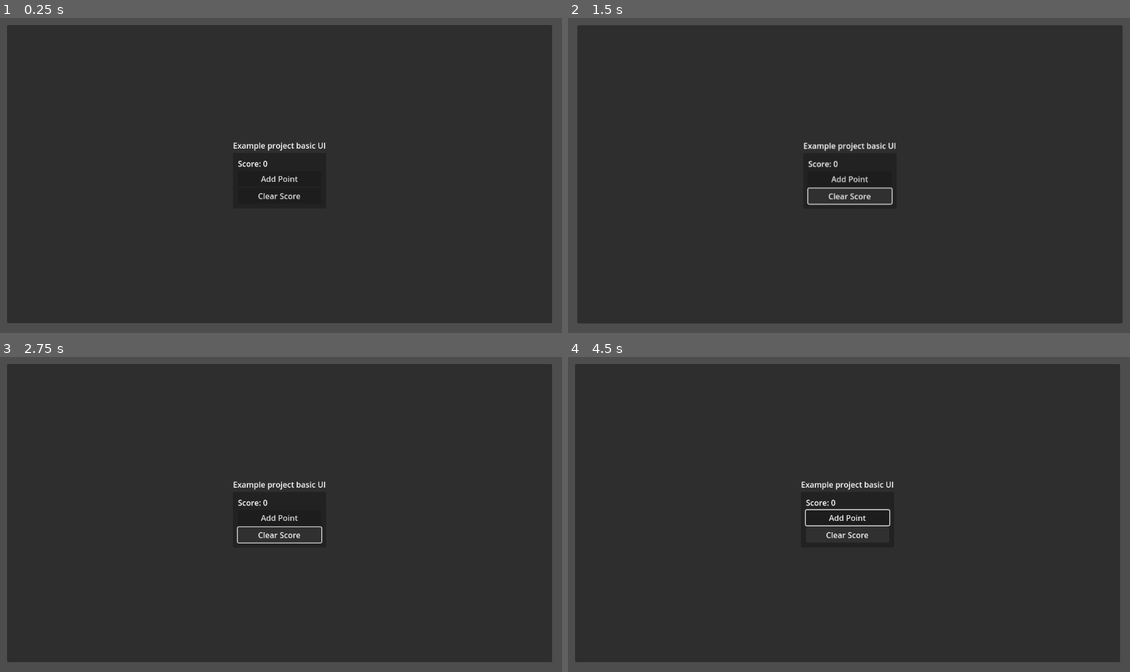
Above: before the commit, frames 1-4 (two rows, left to right).
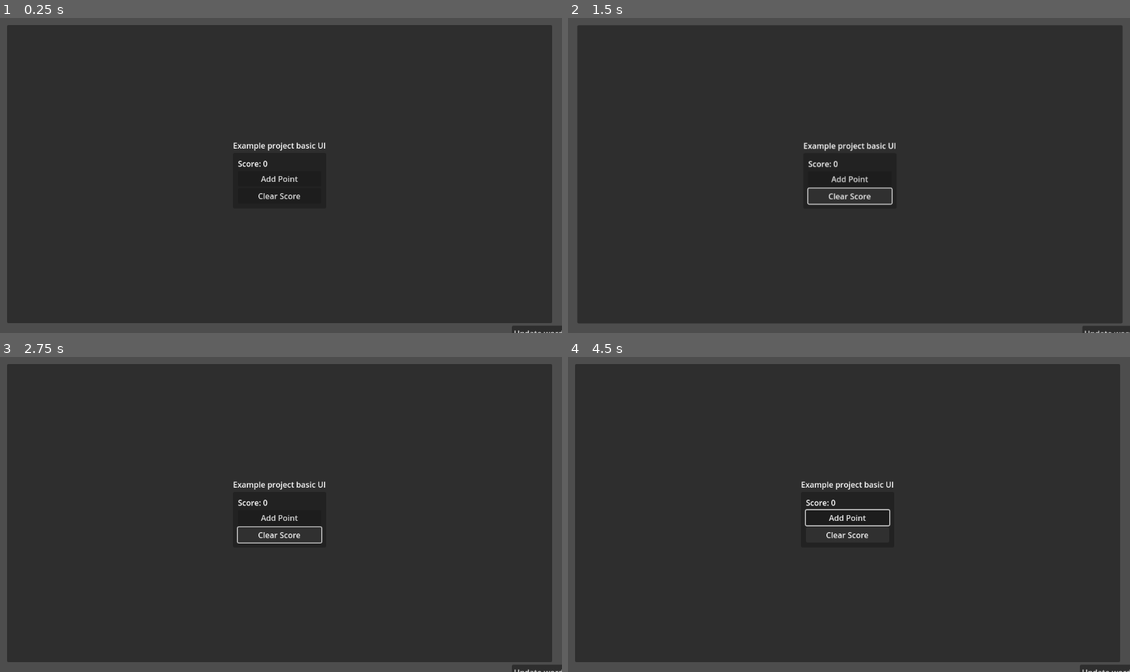
Above: after the commit, the same moments.

Repository: GeordieTomo/ludum-dare-58
Game: Godot game, scene res://main_game.tscn
Two runs of this game, one before a commit and one after it. Both use one fixed random seed, a clock stepped at 60 frames per second and the inputs below.
Inputs:
- Up to frame 1 (0.25 s): no input
- Up to frame 2 (1.5 s): click "Add Point" at 0.5 s; click "Clear Score" at 1.25 s
- Up to frame 3 (2.75 s): tap Enter at 2 s; hold Right (right, bound only after the commit) from 2.03 s (still down)
- Up to frame 4 (4.5 s): tap Space at 2.75, 4.25 s; release Right (right, bound only after the commit) at 2.78 s; hold Down (down, bound only after the commit) 2.78-3.53 s; tap Enter at 3.5 s; hold Right (right, bound only after the commit) 3.53-4.28 s; hold Up (up, bound only after the commit) from 4.28 s (still down)

The runs differ from the first frame. In frame 1, 0.2% of the frame differs, in the area x 91-100%, y 97-100%; in frame 2, 0.2%; in frame 3, 0.2%; in frame 4, 0.2%.

Commit message:
initial word cloud mechanic

Diff:
--- /dev/null
+++ b/character_controller.gd
@@ -0,0 +1,28 @@
+extends CharacterBody2D
+
+# 100 pixels per second
+const BASE_MOVE_SPEED = 100.
+# move speed multiplier
+var move_speed : float = 1.
+var can_move : bool = false
+@export var move_evaluation_words : Array[Enums.AllWords] = []
+@export var fast_evaluation_words : Array[Enums.AllWords] = []
+
+func _ready():
+	WordCloud.selected_words_changed.connect(update_scores)
+
+func _process(delta):
+
+	if can_move:
+		var input = Input.get_vector("left", "right", "up", "down")
+		velocity = input * delta * move_speed * 100.
+		move_and_collide(velocity)
+
+
+func update_scores():
+	update_move_score()
+
+func update_move_score():
+	can_move = WordCloud.evaluate_score(move_evaluation_words)
+	# move speed is between 1. -> 2.
+	move_speed = 1. + WordCloud.evaluate_score(fast_evaluation_words)
--- /dev/null
+++ b/globals/enums.gd
@@ -0,0 +1,11 @@
+extends Node
+
+enum AllWords {
+	Move,
+	Push,
+	Light,
+	Precise,
+	Strong,
+	Steady,
+	Fast
+}
--- /dev/null
+++ b/player.tscn
@@ -0,0 +1,19 @@
+[gd_scene load_steps=4 format=3 uid="uid://c4vun81r65hwg"]
+
+[ext_resource type="Script" uid="uid://dcref1vu664m4" path="res://character_controller.gd" id="1_4flbx"]
+[ext_resource type="Texture2D" uid="uid://bc6dyg3em5280" path="res://textures/small-icon.png" id="2_onrkg"]
+
+[sub_resource type="RectangleShape2D" id="RectangleShape2D_onrkg"]
+
+[node name="player" type="CharacterBody2D"]
+motion_mode = 1
+script = ExtResource("1_4flbx")
+move_evaluation_words = Array[int]([0])
+fast_evaluation_words = Array[int]([6])
+
+[node name="Sprite2D" type="Sprite2D" parent="."]
+scale = Vector2(0.05, 0.05)
+texture = ExtResource("2_onrkg")
+
+[node name="CollisionShape2D" type="CollisionShape2D" parent="."]
+shape = SubResource("RectangleShape2D_onrkg")
--- a/project.godot
+++ b/project.godot
@@ -22,8 +22,37 @@
 Camera="*res://globals/camera.tscn"
 Events="*res://globals/events.gd"
 TweenCustom="*res://globals/tween_custom.gd"
+WordCloud="*res://word_cloud_scene.tscn"
+Enums="*res://globals/enums.gd"
 
 [display]
 
 window/stretch/mode="viewport"
 window/stretch/aspect="expand"
+
+[input]
+
+left={
+"deadzone": 0.2,
+"events": [Object(InputEventKey,"resource_local_to_scene":false,"resource_name":"","device":-1,"window_id":0,"alt_pressed":false,"shift_pressed":false,"ctrl_pressed":false,"meta_pressed":false,"pressed":false,"keycode":0,"physical_keycode":4194319,"key_label":0,"unicode":0,"location":0,"echo":false,"script":null)
+, Object(InputEventKey,"resource_local_to_scene":false,"resource_name":"","device":-1,"window_id":0,"alt_pressed":false,"shift_pressed":false,"ctrl_pressed":false,"meta_pressed":false,"pressed":false,"keycode":0,"physical_keycode":65,"key_label":0,"unicode":97,"location":0,"echo":false,"script":null)
+]
+}
+right={
+"deadzone": 0.2,
+"events": [Object(InputEventKey,"resource_local_to_scene":false,"resource_name":"","device":-1,"window_id":0,"alt_pressed":false,"shift_pressed":false,"ctrl_pressed":false,"meta_pressed":false,"pressed":false,"keycode":0,"physical_keycode":4194321,"key_label":0,"unicode":0,"location":0,"echo":false,"script":null)
+, Object(InputEventKey,"resource_local_to_scene":false,"resource_name":"","device":-1,"window_id":0,"alt_pressed":false,"shift_pressed":false,"ctrl_pressed":false,"meta_pressed":false,"pressed":false,"keycode":0,"physical_keycode":68,"key_label":0,"unicode":100,"location":0,"echo":false,"script":null)
+]
+}
+up={
+"deadzone": 0.2,
+"events": [Object(InputEventKey,"resource_local_to_scene":false,"resource_name":"","device":-1,"window_id":0,"alt_pressed":false,"shift_pressed":false,"ctrl_pressed":false,"meta_pressed":false,"pressed":false,"keycode":0,"physical_keycode":4194320,"key_label":0,"unicode":0,"location":0,"echo":false,"script":null)
+, Object(InputEventKey,"resource_local_to_scene":false,"resource_name":"","device":-1,"window_id":0,"alt_pressed":false,"shift_pressed":false,"ctrl_pressed":false,"meta_pressed":false,"pressed":false,"keycode":0,"physical_keycode":87,"key_label":0,"unicode":119,"location":0,"echo":false,"script":null)
+]
+}
+down={
+"deadzone": 0.2,
+"events": [Object(InputEventKey,"resource_local_to_scene":false,"resource_name":"","device":-1,"window_id":0,"alt_pressed":false,"shift_pressed":false,"ctrl_pressed":false,"meta_pressed":false,"pressed":false,"keycode":0,"physical_keycode":4194322,"key_label":0,"unicode":0,"location":0,"echo":false,"script":null)
+, Object(InputEventKey,"resource_local_to_scene":false,"resource_name":"","device":-1,"window_id":0,"alt_pressed":false,"shift_pressed":false,"ctrl_pressed":false,"meta_pressed":false,"pressed":false,"keycode":0,"physical_keycode":83,"key_label":0,"unicode":115,"location":0,"echo":false,"script":null)
+]
+}
--- /dev/null
+++ b/rock.gd
@@ -0,0 +1,12 @@
+extends RigidBody2D
+
+@export var can_move_evaluation_words : Array[Enums.AllWords] = []
+
+func _ready():
+	WordCloud.selected_words_changed.connect(update_push_score)
+
+func update_push_score():
+	if WordCloud.evaluate_score(can_move_evaluation_words) > 0.:
+		collision_layer = int(1) << 2
+	else:
+		collision_layer = int(1) << 1
--- /dev/null
+++ b/test_level.tscn
@@ -0,0 +1,31 @@
+[gd_scene load_steps=5 format=3 uid="uid://d1njpdc420slk"]
+
+[ext_resource type="PackedScene" uid="uid://c4vun81r65hwg" path="res://player.tscn" id="1_1c2mv"]
+[ext_resource type="Script" uid="uid://d2w3j7p4iaq2h" path="res://rock.gd" id="2_4ptq8"]
+[ext_resource type="Texture2D" uid="uid://bc6dyg3em5280" path="res://textures/small-icon.png" id="2_f7g2b"]
+
+[sub_resource type="RectangleShape2D" id="RectangleShape2D_4ptq8"]
+
+[node name="TestLevel" type="Node2D"]
+
+[node name="player" parent="." instance=ExtResource("1_1c2mv")]
+collision_layer = 2
+collision_mask = 3
+
+[node name="Rock" type="RigidBody2D" parent="."]
+modulate = Color(0, 0, 0, 1)
+position = Vector2(46, 2)
+collision_layer = 2
+collision_mask = 7
+gravity_scale = 0.0
+lock_rotation = true
+linear_damp = 50.0
+script = ExtResource("2_4ptq8")
+can_move_evaluation_words = Array[int]([1])
+
+[node name="CollisionShape2D" type="CollisionShape2D" parent="Rock"]
+shape = SubResource("RectangleShape2D_4ptq8")
+
+[node name="Sprite2D" type="Sprite2D" parent="Rock"]
+scale = Vector2(0.05, 0.05)
+texture = ExtResource("2_f7g2b")
--- /dev/null
+++ b/word_cloud.gd
@@ -0,0 +1,42 @@
+extends Node
+
+@export var word_ui_template : PackedScene
+
+@export var words_that_can_be_used : Array[Enums.AllWords] = []
+@export var words_that_are_selected : Array[Enums.AllWords] = []
+@onready var update_word_list = %update_word_list
+
+var word_ui_toggles : Array[Node2D]
+
+signal selected_words_changed
+
+func _ready():
+	instantiate_word_ui()
+	update_word_list.pressed.connect(update_words_selected)
+
+func instantiate_word_ui():
+	for word in words_that_can_be_used:
+		create_word_toggle_ui(word)
+
+func create_word_toggle_ui(word: Enums.AllWords):
+	pass
+
+
+func toggle_word_selected(word: Enums.AllWords):
+	# check if word is selected, and then toggle its state
+	update_words_selected()
+	pass
+
+func update_words_selected():
+	selected_words_changed.emit()
+
+func evaluate_score(target_words : Array[Enums.AllWords]) -> float:
+	var score : float = 0.
+	for word in target_words:
+		if check_if_word_is_selected(word):
+			score += 1
+	score /= float(target_words.size())
+	return score
+
+func check_if_word_is_selected(word: Enums.AllWords) -> bool:
+	return words_that_are_selected.has(word)
--- /dev/null
+++ b/word_cloud_scene.tscn
@@ -0,0 +1,25 @@
+[gd_scene load_steps=2 format=3 uid="uid://c8qtmupowsosw"]
+
+[ext_resource type="Script" uid="uid://bwo8g75o1b1aw" path="res://word_cloud.gd" id="1_y24nb"]
+
+[node name="word_cloud" type="Node"]
+script = ExtResource("1_y24nb")
+words_that_can_be_used = Array[int]([0, 1, 2, 3, 4])
+words_that_are_selected = Array[int]([0])
+
+[node name="update_word_list" type="Button" parent="."]
+unique_name_in_owner = true
+anchors_preset = 8
+anchor_left = 0.5
+anchor_top = 0.5
+anchor_right = 0.5
+anchor_bottom = 0.5
+offset_left = -24.0
+offset_top = -15.5
+offset_right = 24.0
+offset_bottom = 15.5
+grow_horizontal = 2
+grow_vertical = 2
+size_flags_horizontal = 4
+size_flags_vertical = 4
+text = "Update word cloud signal"
Not shown, added: character_controller.gd.uid
Not shown, added: globals/enums.gd.uid
Not shown, added: rock.gd.uid
Not shown, added: word_cloud.gd.uid
